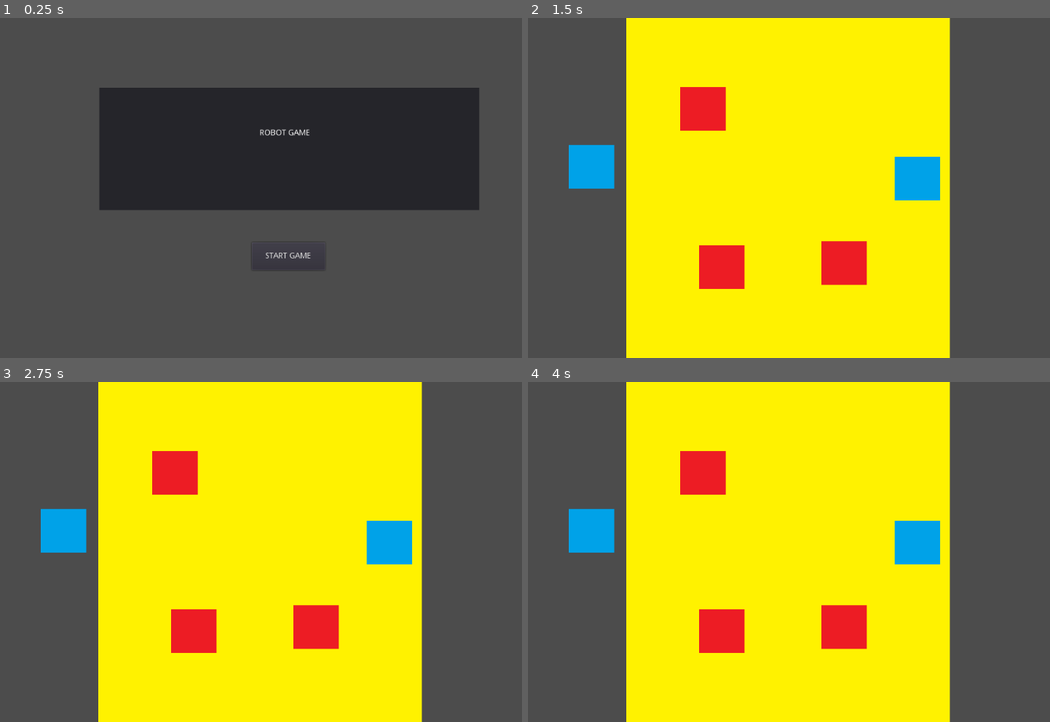
Above: before the commit, frames 1-4 (two rows, left to right).
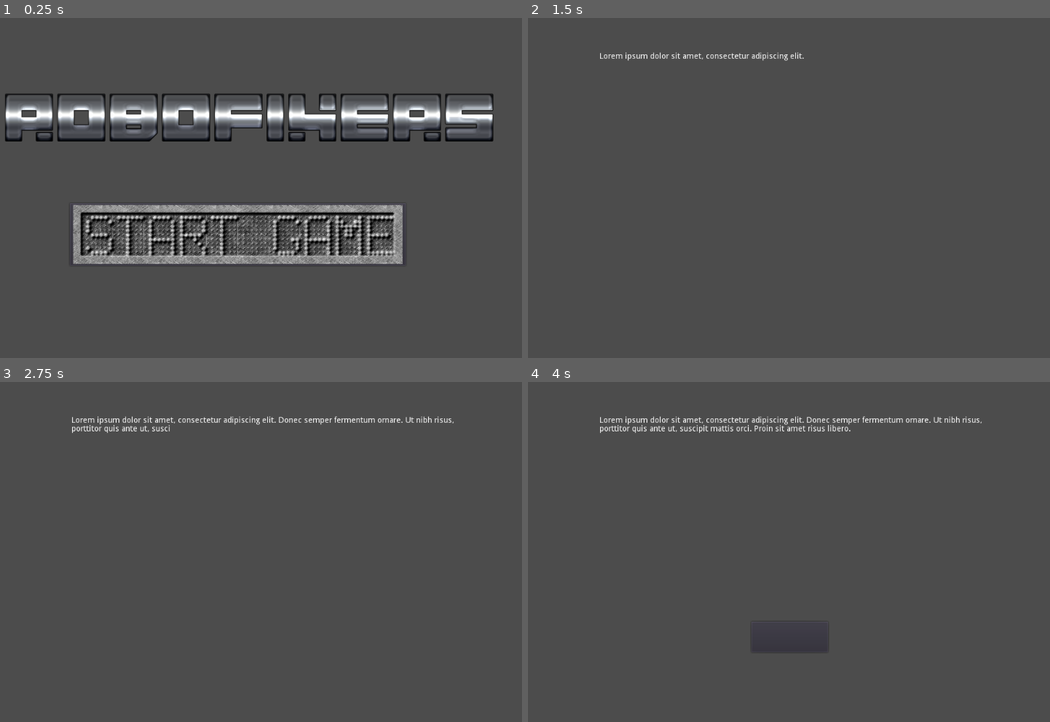
Above: after the commit, the same moments.

Repository: Agalatea/game_jam
Game: Godot game, scene res://MainScreen.tscn
Same seed, same stepped clock (60 frames per second), same inputs: the game is played once before the commit and once after it.
Inputs (mouse positions are in pixels of both pictures, inside the frame that each line leads up to; where the layout moved, square brackets give the same spot in the first picture):
- Up to frame 1 (0.25 s): no input
- Up to frame 2 (1.5 s): click (768, 235) [815, 256] at 0.5 s; tap Enter at 1.25 s; move the mouse to (705, 109) at 1.27 s; click (705, 109) at 1.42 s
- Up to frame 3 (2.75 s): tap Space at 2 s; move the mouse to (62, 531) at 2.02 s; click (62, 531) at 2.17 s
- Up to frame 4 (4 s): move the mouse to (919, 541) at 2.77 s; click (919, 541) at 2.92 s; tap Enter at 3.5 s; move the mouse to (757, 620) at 3.52 s; click (757, 620) at 3.67 s

The runs differ from the first frame. In frame 1, 32% of the frame differs, in the area x 0-95%, y 20-73%; in frame 2, 63%; in frame 3, 63%, in the area x 7-87%, y 0-100%; in frame 4, 63%.

Commit message:
sounds and art

Diff:
--- a/HUD.tscn
+++ b/HUD.tscn
@@ -1,30 +1,37 @@
-[gd_scene load_steps=3 format=2]
+[gd_scene load_steps=5 format=2]
 
 [ext_resource path="res://Label.gd" type="Script" id=1]
 [ext_resource path="res://Win.gd" type="Script" id=2]
+[ext_resource path="res://art/win_button.png" type="Texture" id=3]
+[ext_resource path="res://art/gmae_over.png" type="Texture" id=4]
 
 [node name="HUD" type="Node2D"]
+z_index = 5
 
-[node name="GameOver" type="Label" parent="."]
-margin_left = 466.451
-margin_top = 254.6
-margin_right = 542.451
-margin_bottom = 268.6
-text = "GAME OVER"
+[node name="GameOver" type="Button" parent="."]
+margin_left = 67.4501
+margin_top = 295.45
+margin_right = 1863.45
+margin_bottom = 596.45
+rect_scale = Vector2( 0.5, 0.5 )
+icon = ExtResource( 4 )
 script = ExtResource( 1 )
 __meta__ = {
 "_edit_use_anchors_": false
 }
 
-[node name="Win" type="Label" parent="."]
-margin_left = 484.501
-margin_top = 138.7
-margin_right = 524.501
-margin_bottom = 152.7
-text = "WIN"
+[node name="Win" type="Button" parent="."]
+margin_left = 75.0501
+margin_top = 288.8
+margin_right = 1871.05
+margin_bottom = 589.8
+rect_scale = Vector2( 0.5, 0.5 )
+icon = ExtResource( 3 )
 script = ExtResource( 2 )
 __meta__ = {
 "_edit_use_anchors_": false
 }
 [connection signal="game_over" from="GameOver" to="GameOver" method="_on_Label_game_over"]
+[connection signal="pressed" from="GameOver" to="GameOver" method="_on_GameOver_pressed"]
+[connection signal="pressed" from="Win" to="Win" method="_on_Win_pressed"]
 [connection signal="win" from="Win" to="Win" method="_on_Win_win"]
--- a/Label.gd
+++ b/Label.gd
@@ -1,4 +1,4 @@
-extends Label
+extends Button
 
 
 # Declare member variables here. Examples:
@@ -25,3 +25,8 @@
 
 func _on_Win_win():
 	pass # Replace with function body.
+
+
+func _on_GameOver_pressed():
+	get_tree().change_scene("res://MainScreen.tscn")
+	pass # Replace with function body.
--- a/MainScreen.gd
+++ b/MainScreen.gd
@@ -17,5 +17,5 @@
 
 
 func _on_Button_pressed():
-	get_tree().change_scene("res://Main.tscn")
+	get_tree().change_scene("res://TextScene.tscn")
 	pass # Replace with function body.
--- a/MainScreen.tscn
+++ b/MainScreen.tscn
@@ -1,39 +1,34 @@
-[gd_scene load_steps=2 format=2]
+[gd_scene load_steps=4 format=2]
 
 [ext_resource path="res://MainScreen.gd" type="Script" id=1]
+[ext_resource path="res://art/start_button.png" type="Texture" id=2]
+[ext_resource path="res://art/title.png" type="Texture" id=3]
 
 [node name="MainScreen" type="Control"]
 anchor_top = 0.00175435
 anchor_right = 1.0
 anchor_bottom = 1.00175
-margin_top = -1.76951e-08
-margin_bottom = -2.95639e-05
+margin_left = 0.902496
+margin_top = 2.23517e-08
+margin_right = 0.902496
+margin_bottom = -9.89437e-06
 script = ExtResource( 1 )
 __meta__ = {
 "_edit_use_anchors_": false
 }
 
-[node name="Panel" type="Panel" parent="."]
-margin_left = 230.684
-margin_top = 121.737
-margin_right = 898.684
-margin_bottom = 337.737
+[node name="Button" type="Button" parent="."]
+margin_left = 177.709
+margin_top = 326.41
+margin_right = 768.709
+margin_bottom = 436.41
+icon = ExtResource( 2 )
+__meta__ = {
+"_edit_use_anchors_": false
+}
 
-[node name="RichTextLabel" type="RichTextLabel" parent="Panel"]
-margin_left = 282.263
-margin_top = 73.4737
-margin_right = 390.263
-margin_bottom = 104.474
-grow_horizontal = 0
-grow_vertical = 2
-bbcode_enabled = true
-bbcode_text = "[b]ROBOT GAME[/b]"
-text = "ROBOT GAME"
-
-[node name="Button" type="Button" parent="."]
-margin_left = 498.632
-margin_top = 394.808
-margin_right = 627.632
-margin_bottom = 443.808
-text = "START GAME"
+[node name="Sprite" type="Sprite" parent="."]
+position = Vector2( 496.762, 177.692 )
+scale = Vector2( 0.541269, 0.541269 )
+texture = ExtResource( 3 )
 [connection signal="pressed" from="Button" to="." method="_on_Button_pressed"]
--- /dev/null
+++ b/RichTextLabel.gd
@@ -0,0 +1,38 @@
+extends Control
+
+
+# Declare member variables here. Examples:
+# var a = 2
+# var b = "text"
+export var letter_timeout= .005
+export var text_to_show ="Lorem ipsum dolor sit amet, consectetur adipiscing elit. Donec semper fermentum ornare. Ut nibh risus, porttitor quis ante ut, suscipit mattis orci. Proin sit amet risus libero. "
+# Called when the node enters the scene tree for the first time.
+func _ready():
+	$Button.hide()
+	printText(text_to_show)
+
+	pass # Replace with function body.
+
+
+func printText(text):
+
+	#create a timer to print text like a typewriter
+	var t = Timer.new()
+	t.set_wait_time(letter_timeout)
+	t.set_one_shot(true)
+	self.add_child(t)
+
+	for letter in text:
+		t.start()
+		$RichTextLabel.add_text(letter)
+		yield(t, "timeout")
+	$Button.show()
+
+func _on_Timer_for_next_scene_timeout():
+
+	pass # Replace with function body.
+
+
+func _on_Button_pressed():
+	get_tree().change_scene("res://Main.tscn")
+	pass # Replace with function body.
--- a/RobotElement.gd
+++ b/RobotElement.gd
@@ -78,7 +78,7 @@
 		position = pos
 		sleeping = true
 		input_pickable = false
-
+		$MATCH_SOUND.play()
 	pass # Replace with function body.
 
 
@@ -86,6 +86,7 @@
 	if(self.body == robo_body):
 		position = start_pos
 		held = false
+		$GO_BACK_SOUND.play()
 #		gravity_scale = 10
 #		input_pickable = false
 #		returning = true
--- a/RobotElement.tscn
+++ b/RobotElement.tscn
@@ -1,9 +1,11 @@
-[gd_scene load_steps=7 format=2]
+[gd_scene load_steps=9 format=2]
 
 [ext_resource path="res://art/blue.png" type="Texture" id=1]
 [ext_resource path="res://RobotElement.gd" type="Script" id=2]
 [ext_resource path="res://art/red.png" type="Texture" id=3]
 [ext_resource path="res://art/green.png" type="Texture" id=4]
+[ext_resource path="res://sounds/robot chirp 3.wav" type="AudioStream" id=5]
+[ext_resource path="res://sounds/Robot Fix 1.wav" type="AudioStream" id=6]
 
 [sub_resource type="RectangleShape2D" id=1]
 extents = Vector2( 40.2633, 36.8582 )
@@ -40,6 +42,12 @@
 [node name="AnimatedSprite" type="AnimatedSprite" parent="."]
 frames = SubResource( 2 )
 animation = "3"
+
+[node name="GO_BACK_SOUND" type="AudioStreamPlayer2D" parent="."]
+stream = ExtResource( 5 )
+
+[node name="MATCH_SOUND" type="AudioStreamPlayer2D" parent="."]
+stream = ExtResource( 6 )
 [connection signal="go_back" from="." to="." method="_on_RobotElement_go_back"]
 [connection signal="input_event" from="." to="." method="_on_RobotElement_input_event"]
 [connection signal="snap_it" from="." to="." method="_on_RobotElement_snap_it"]
--- /dev/null
+++ b/TextScene.tscn
@@ -0,0 +1,27 @@
+[gd_scene load_steps=2 format=2]
+
+[ext_resource path="res://RichTextLabel.gd" type="Script" id=1]
+
+[node name="TextScene" type="Control"]
+anchor_right = 1.0
+anchor_bottom = 1.0
+script = ExtResource( 1 )
+__meta__ = {
+"_edit_use_anchors_": false
+}
+
+[node name="RichTextLabel" type="RichTextLabel" parent="."]
+margin_left = 182.4
+margin_top = 60.8001
+margin_right = 878.4
+margin_bottom = 491.8
+
+[node name="Button" type="Button" parent="."]
+margin_left = 449.475
+margin_top = 423.159
+margin_right = 584.475
+margin_bottom = 477.159
+__meta__ = {
+"_edit_use_anchors_": false
+}
+[connection signal="pressed" from="Button" to="." method="_on_Button_pressed"]
--- a/Win.gd
+++ b/Win.gd
@@ -1,4 +1,4 @@
-extends Label
+extends Button
 
 
 # Declare member variables here. Examples:
@@ -20,3 +20,8 @@
 func _on_Win_win():
 	show()
 	pass # Replace with function body.
+
+
+func _on_Win_pressed():
+	get_tree().change_scene("res://MainScreen.tscn")
+	pass # Replace with function body.
Binary file added: art/gmae_over.png
Not shown, added: art/gmae_over.png.import
Binary file added: art/start_button.png
Not shown, added: art/start_button.png.import
Binary file added: art/title.png
Not shown, added: art/title.png.import
Binary file added: art/win_button.png
Not shown, added: art/win_button.png.import
Not shown, added: export_presets.cfg
Not shown, added: sounds/Robot Fix 1.wav.import
Not shown, added: sounds/Robot Fix 2 screw out.wav.import
Not shown, added: sounds/Robot Fix 3.wav.import
(and 25 more such lines)
